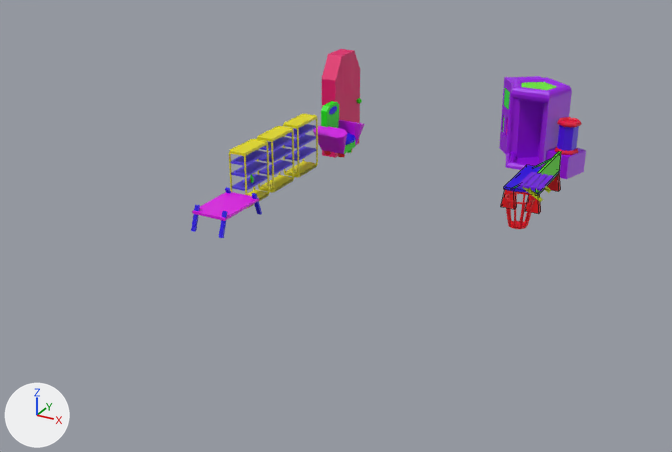
A saved change to the Blender file Assets/Art/Models/matos 2.blend.
Both versions are drawn from a camera (50 mm lens) standing at (7.56, -22.1, 10.02) and looking at (-3.21, -2.52, 0.23). The axes (+X, +Y, +Z) are drawn at lower left. The lights are the same throughout. Mesh edges are drawn as thin lines on the coarser meshes.

Names of what the first picture shows: 'Armoire', 'Armoire.2', 'Armoire.3', 'Bureau', 'Fauteuille', 'MachineTP', 'Porte', 'Poubelle', 'Table'.
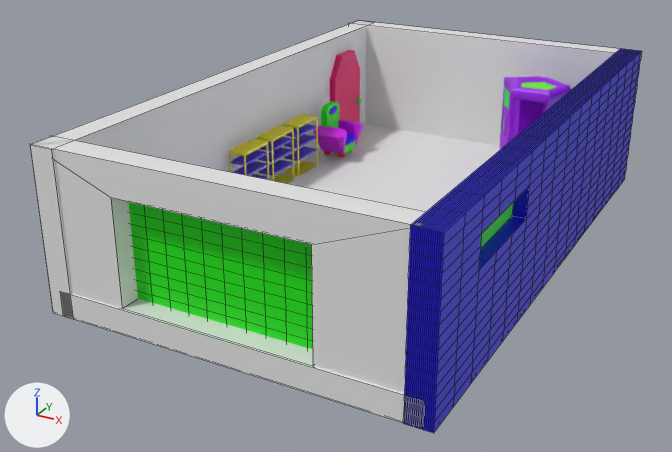
Edits to the bpy script that builds the scene:
```text
Change me_cube_010:
    used by ob_muref; location = (-2.66, -8.48, 1.69); rotation_euler = (0.0, 1.571, 1.571), in degrees (0, 90, 90); scale = (2.01, 4.5, 0.308)
    remove me_cube_010.from_pydata(...)  # 8 vertices, 6 faces; spans x -1.0..1.0, y -1.0..1.0, z -1.0..1.0
    add me_cube_010.from_pydata(...)  # 16 vertices, 16 faces; spans x -1.0..1.0, y -1.0..1.0, z -1.0..1.0
    me_cube_010 part 1
    2 faces are deleted
    8 vertices are added at x -0.59..0.69, y -0.53..0.53, z -1.0..1.0
    12 new faces join them
Change ob_soll:
    remove ob_soll.hide_set(True)  # its collection is switched off
Change ob_mureb:
    remove ob_mureb.hide_set(True)  # its collection is switched off
Change ob_mured:
    remove ob_mured.hide_set(True)  # its collection is switched off
Change ob_portail:
    remove ob_portail.hide_set(True)  # its collection is switched off
Change ob_mureg:
    remove ob_mureg.hide_set(True)  # its collection is switched off
Change ob_muref:
    remove ob_muref.hide_set(True)  # its collection is switched off
```

Boxes (x1, y1, x2, y2) around the edits, measured in the pictures (672 x 452 px):
'MureG', shown (blue): after (404, 49, 642, 433)
'MureF', shown: after (30, 136, 427, 393)
'Soll', shown: after (61, 124, 501, 429)
'MureD', shown: after (30, 20, 373, 319)
'MureB', shown: after (348, 20, 622, 146)
'Portail', shown (green): after (128, 202, 313, 349)
part 1 of me_cube_010, built on: after (34, 149, 411, 393)
'Table', unchanged, covered by the edit: before (191, 187, 262, 238)
